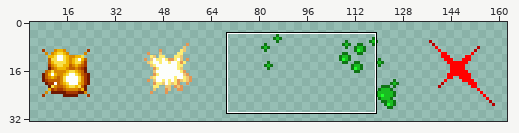
Sprite sheet, stored at core/assets/game.png. Above, an overview of the earlier version with the close-up marked.
Close-up. Before the commit:
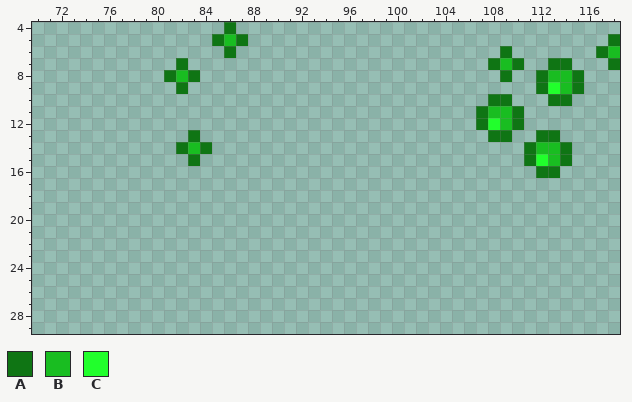
The file is 256x64 pixels. Colours within 5 levels of each other are drawn and written as one. Shown: x 70..118, y 4..29. The old version is drawn lined up with the new one. The wide view leaves out empty margins.
Palette (. is transparent): A #0f7514  B #19bd21  C #21ff2c
Pixels before, first column x 81:
 4 .....A................................
 5 ....ABA..............................A
 6 .....A......................A.......AB
 7 .A.........................ABA..AA...A
 8 ABA.........................A..ABBA...
 9 .A.............................ACBA...
10 ...........................AA...AA....
11 ..........................ABBA........
12 ..........................ACBA........
13 ..A........................AA..AA.....
14 .ABA..........................ABBA....
15 ..A...........................ACBA....
16 ...............................AA.....
The result:
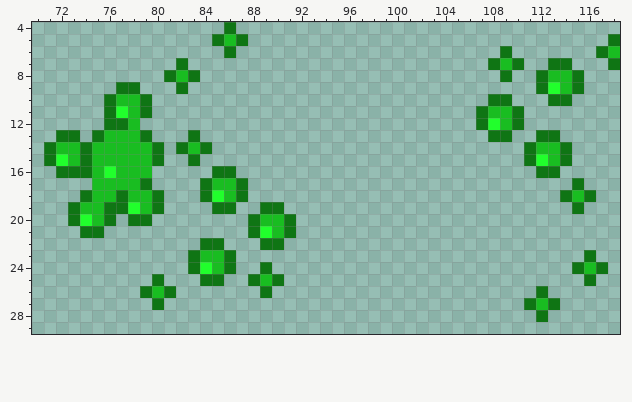
The edit:
drawings rearranged on the sheet (the old picture shows each at its new place)
y 9: x 77..78 .. -> AA
y 10: x 76..79 .... -> ABBA
y 11: x 76..79 .... -> ACBA
y 12: x 76..78 ... -> AAB
y 13: x 72..73 .. -> AA; x 75..79 ..... -> ABBBA
y 14: x 71..80 .......... -> ABBABBBBBA
y 15: x 71..80 .......... -> ACBABBBBBA
y 16: x 72..79 ........ -> AAABCBBB; x 85..86 .. -> AA
y 17: x 75..79 ..... -> BBBBA; x 84..87 .... -> ABBA; x 115 . -> A
y 18: x 74..80 ....... -> ABBABBA; x 84..87 .... -> ACBA; x 114..116 ... -> ABA
y 19: x 73..80 ........ -> ABBAACBA; x 85..86 .. -> AA; x 89..90 .. -> AA; x 115 . -> A
y 20: x 73..76 .... -> ACBA; x 78..79 .. -> AA; x 88..91 .... -> ABBA
y 21: x 74..75 .. -> AA; x 88..91 .... -> ACBA
y 22: x 84..85 .. -> AA; x 89..90 .. -> AA
y 23: x 83..86 .... -> ABBA; x 116 . -> A
y 24: x 83..86 .... -> ACBA; x 89 . -> A; x 115..117 ... -> ABA
y 25: x 80 . -> A; x 84..85 .. -> AA; x 88..90 ... -> ABA; x 116 . -> A
y 26: x 79..81 ... -> ABA; x 89 . -> A; x 112 . -> A
y 27: x 80 . -> A; x 111..113 ... -> ABA
y 28: x 112 . -> A
Where, in picture pixels (left, top, right, bottom), the same in both close-ups:
added: (44, 82, 296, 310)
added: (524, 178, 608, 322)
